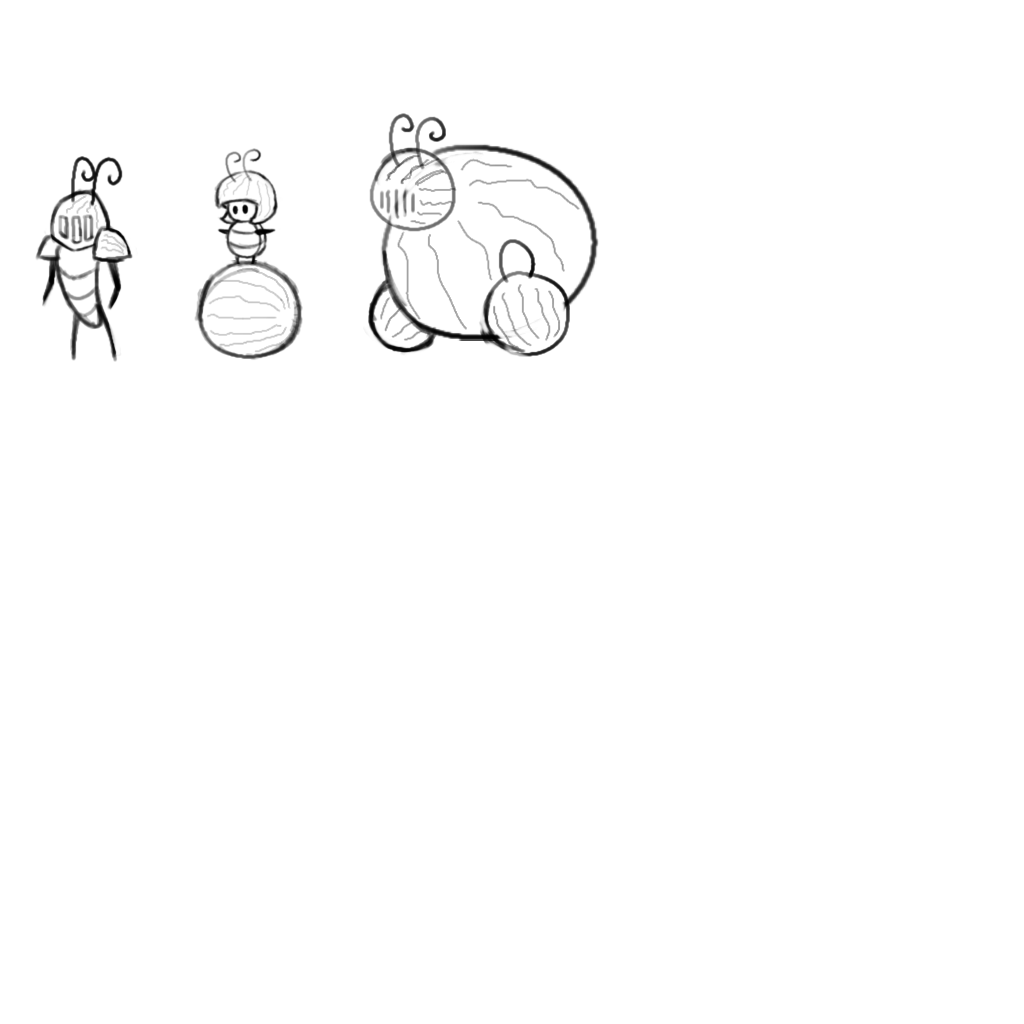
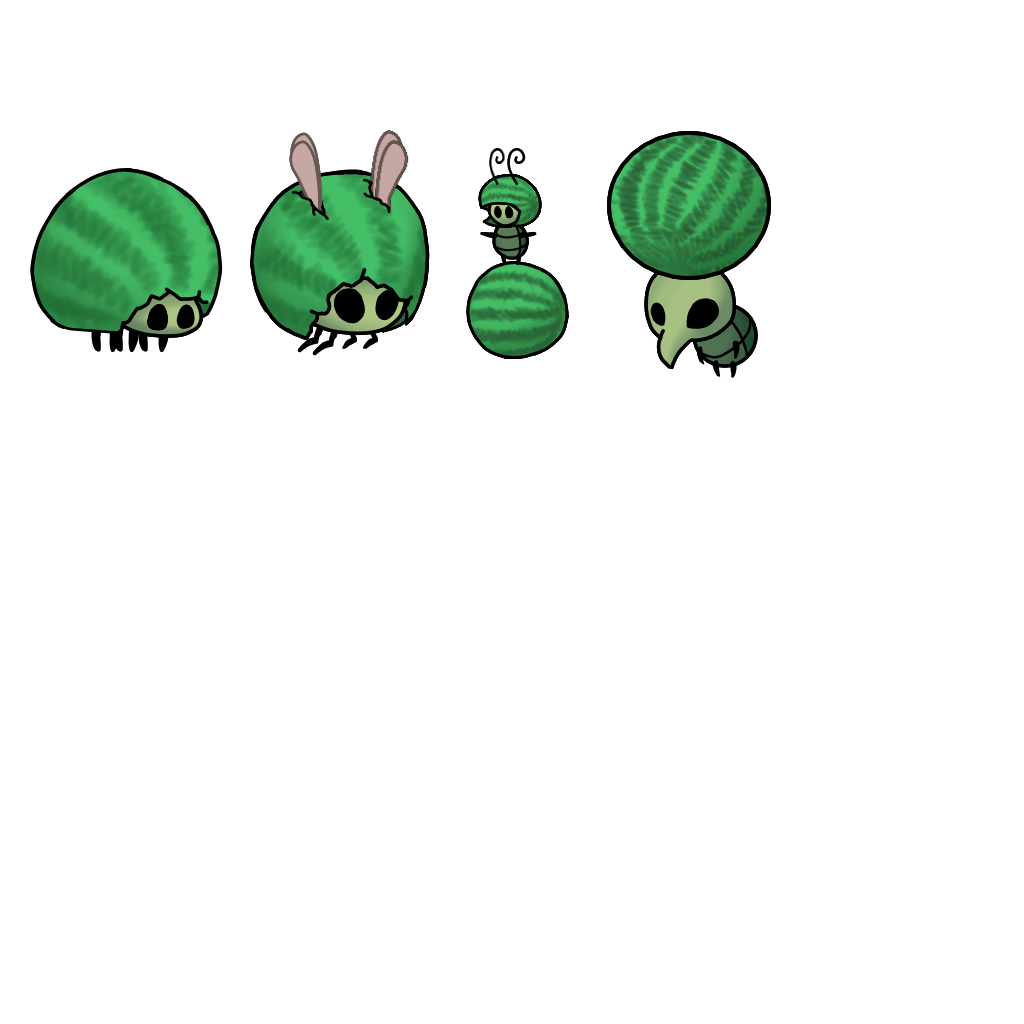
Layered file, before and after one edit (1024x1024). Changes by layer:
added group "Group 8" with 17 layers above "Group 20" over (x1=30, y1=132, x2=380, y2=362)
added group "watermelon shell" with 3 layers in group "Group 8" over (x1=30, y1=132, x2=316, y2=362)
added layer "Paint Layer 17" in group "watermelon shell" over (x1=30, y1=132, x2=316, y2=362)
added group "Group 20" with 15 layers above "Group 27" over (x1=30, y1=113, x2=592, y2=362)
added layer "watermelon mask" in group "Group 20" over (x1=80, y1=113, x2=592, y2=362)
added layer "watermelon" in group "Group 20" over (x1=80, y1=113, x2=592, y2=362)
added group "Group 27" with 12 layers above "Group 40" over (x1=247, y1=113, x2=771, y2=378)
added layer "Paint Layer 25" (1st of 2, in "Group 27") in group "Group 27" over (x1=503, y1=131, x2=771, y2=334)
added layer "Paint Layer 26" (83%) in group "Group 27" over (x1=503, y1=131, x2=771, y2=334)
added layer "Paint Layer 25" (2nd of 2, in "Group 27") in group "Group 27" over (x1=503, y1=131, x2=771, y2=334)
added group "Group 40" with 23 layers above "Paint Layer 1" over (x1=391, y1=113, x2=650, y2=359)
added group "melon helm" with 3 layers in group "Group 40" over (x1=391, y1=113, x2=647, y2=359)
added layer "Paint Layer 37" (1st of 3, in "Group 40" › "melon helm") in group "melon helm" over (x1=391, y1=113, x2=647, y2=359)
added group "head" (6th of 6, in "Group 40") with 2 layers in group "Group 40" over (x1=391, y1=132, x2=647, y2=359)
added layer "Paint Layer 36" (2nd of 2, in "Group 40" › "head") in group "head" over (x1=391, y1=132, x2=647, y2=359)
added group "melon under helm" with 2 layers in group "Group 40" over (x1=391, y1=113, x2=647, y2=359)
added layer "Paint Layer 37" (3rd of 3, in "Group 40" › "melon under helm") in group "melon under helm" over (x1=391, y1=113, x2=647, y2=359)
hid "Paint Layer 1" over (x1=30, y1=113, x2=771, y2=378)
…and 47 more changes (47 added)
